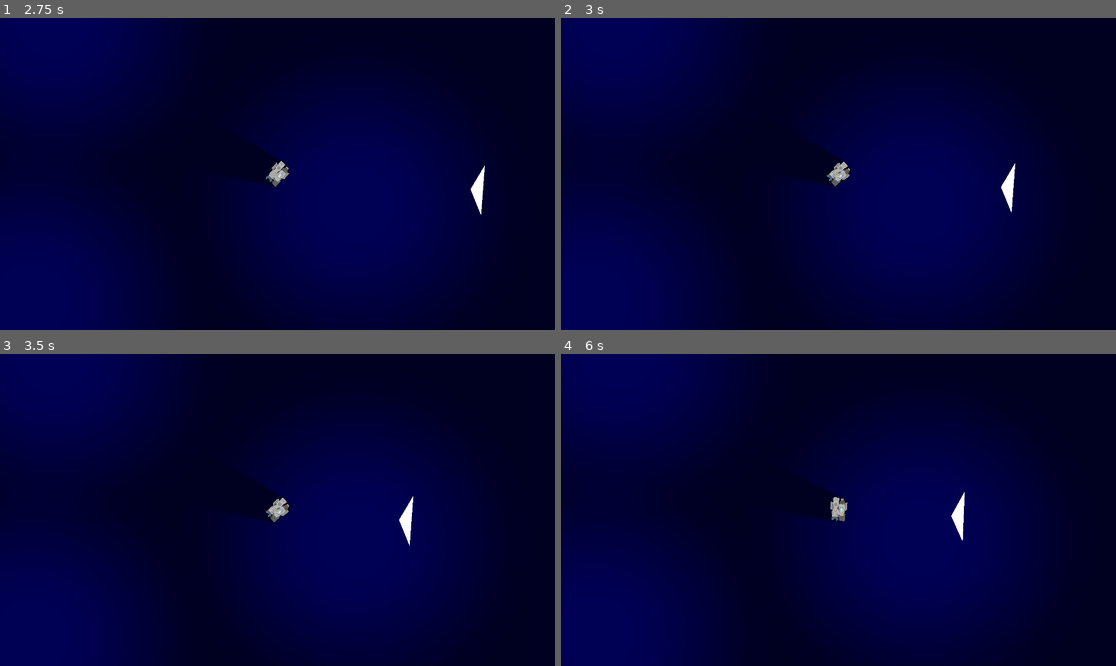
Above: before the commit, frames 1-4 (two rows, left to right).
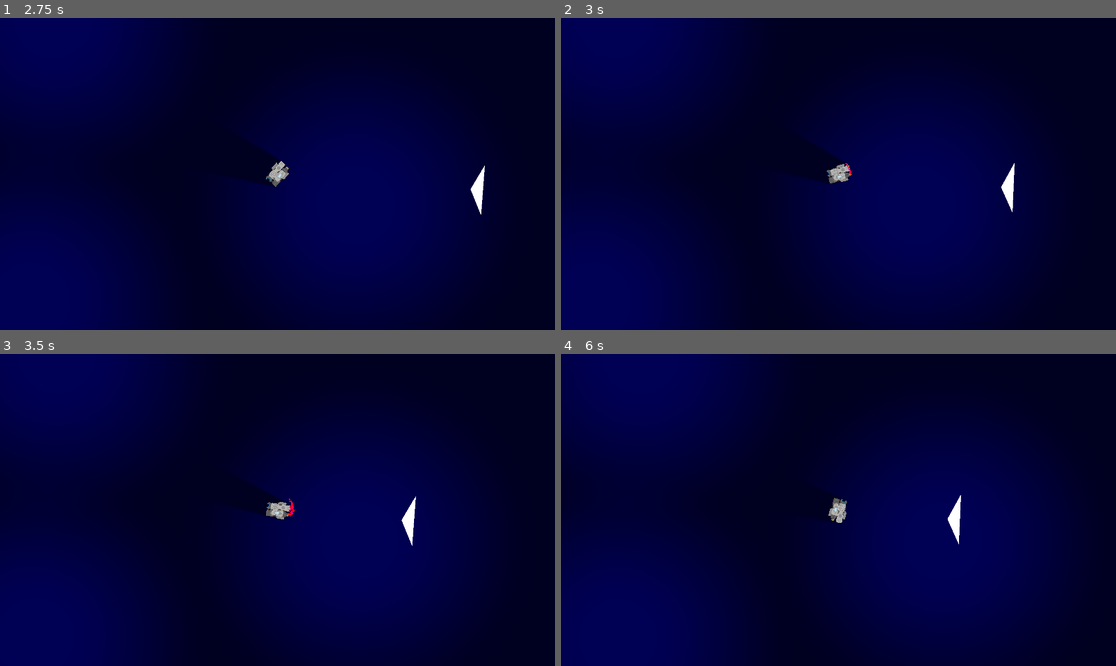
Above: after the commit, the same moments.

Repository: yimmit303/Global-Game-Jam-2020
Game: Godot game, scene res://Scenes/Root.tscn
Two runs of this game, one before a commit and one after it. Both use one fixed random seed, a clock stepped at 60 frames per second and the inputs below.
Inputs:
- Up to frame 1 (2.75 s): tap Enter at 0.5 s; hold D (move_right) 0.53-1.28 s; tap Space at 1.25 s; hold S (move_backwards) 1.28-2.03 s; hold D (move_right) from 2.03 s (still down)
- Up to frame 2 (3 s): release D (move_right) at 2.78 s; hold W (move_forward) from 2.78 s (still down)
- Up to frame 3 (3.5 s): keep holding W (move_forward)
- Up to frame 4 (6 s): release W (move_forward) at 3.53 s; hold A (move_left) 3.53-5.03 s; hold S (move_backwards) 5.03-5.78 s; hold D (move_right) from 5.78 s (still down)

Frame 1 is identical in both runs. In frame 2, 0.2% of the frame differs, in the area x 47-82%, y 46-63%; in frame 3, 0.4%, in the area x 45-75%, y 42-62%; in frame 4, 0.4%.
Error before the commit: Invalid get index 'PARTICLE_ACCELERATION_CUTOFF' (on base: 'Node (Globals.gd)'). (res://Scripts/Player.gd:78)

Commit message:
fixed missing global variable, and added function to get camera from player

Diff:
--- a/Scripts/Globals.gd
+++ b/Scripts/Globals.gd
@@ -10,6 +10,7 @@
 var VELOCITY_DAMPENING = .95
 var SPEED_DAMPENING = .99
 var ROTATION_DAMPENING = .95
+var VELOCITY_CUTTOFF = .01
 
 # Ship Player Particle Variables
 var MAX_PARTICLES = 128
--- a/Scripts/Player.gd
+++ b/Scripts/Player.gd
@@ -75,7 +75,7 @@
 	if (mRotationDir < 0):
 			mRotationDir += 360
 	if (mVelocity > 0):
-		if(mVelocity < Globals.PARTICLE_ACCELERATION_CUTOFF):
+		if(mVelocity < Globals.VELOCITY_CUTTOFF):
 			mVelocity = 0
 
 	handle_particles()
@@ -85,3 +85,6 @@
 	mDirectionFacing = Vector2(cos(radAngle), sin(radAngle))
 
 	self.set_position(self.get_position() + mDirSpeed)
+
+func get_camera():
+	return self.get_child(3)
--- a/Scripts/Scrap.gd
+++ b/Scripts/Scrap.gd
@@ -3,6 +3,9 @@
 var rot_speed
 var rot_dir
 var size
+var velocity
+var directionMoving
+var playerOwned = false
 
 # Called when the node enters the scene tree for the first time.
 func _ready():
@@ -13,6 +16,9 @@
 	var dir_list = [-1, 1]
 	dir_list.shuffle()
 	rot_dir = dir_list[0]
+
+	velocity = randf()
+	directionMoving = Vector2(rand_range(-1, 1), rand_range(-1, 1))
 
 	var rand_index = randi() % Globals.SCRAP_DIR_LIST.size()
 	var scrap_dir = Globals.SCRAP_DIR_LIST[rand_index]
@@ -28,7 +34,9 @@
 
 
 func _process(delta):
+	velocity *= Globals.VELOCITY_DAMPENING
 	self.set_rotation_degrees(self.get_rotation_degrees() + rot_speed * delta * rot_dir)
+	self.set_position(self.get_position() + directionMoving * velocity * delta)
 
 func get_scrap_images(path):
 	var dir = Directory.new()
@@ -69,3 +77,10 @@
 
 func get_value():
 	return size * 10
+
+func modify_moving_dircetion(dirAmount, tractor, tractoring):
+	if(velocity < Globals.MAX_VELOCITY_SPEED and tractoring):
+		#velocity += delta * Globals.MAX_VELOCITY_SPEED
+		pass
+
+	directionMoving += dirAmount * velocity
